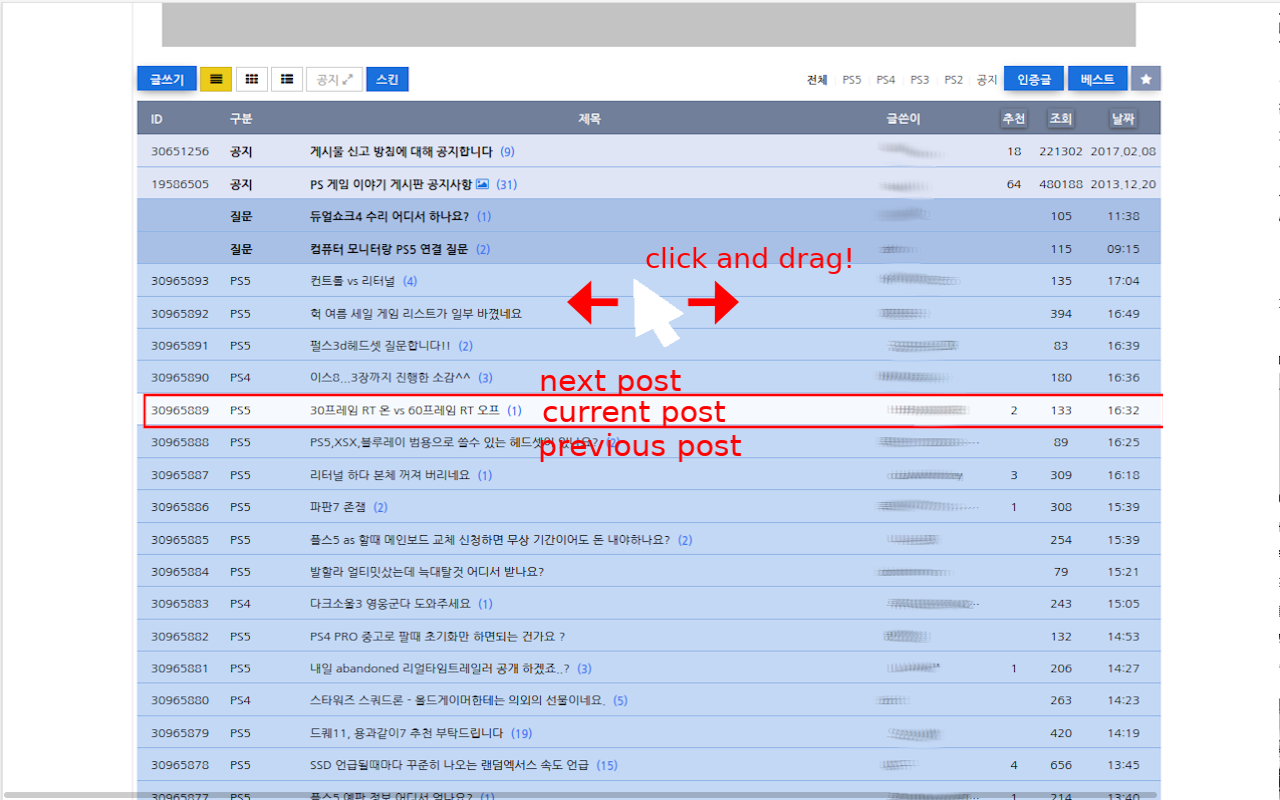
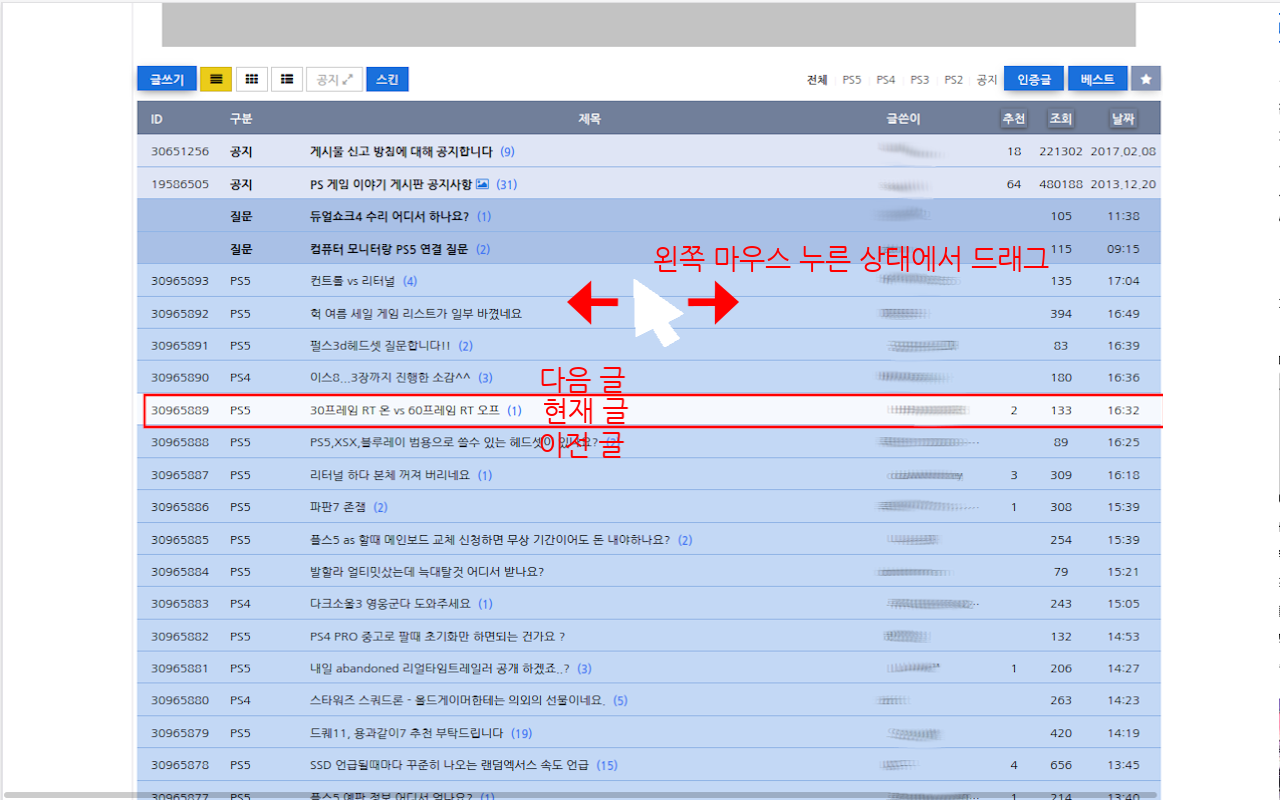
Layered file, before and after one edit (1280×800). Changes by layer:
renamed "click and drag!" to "hold left button and drag!", hid it, painted on it over [646, 247, 1005, 274]
renamed "클릭 후 드래그" to "왼쪽 마우스 누른 상태에서 드래그", showed it, painted on it over [646, 246, 1049, 272]
hid "previous post" over [540, 433, 741, 462]
showed "이전 글" over [540, 432, 625, 458]
hid "다음 #1" over [541, 370, 681, 394]
showed "다음" over [541, 367, 626, 393]
hid "현재 #1e" over [543, 401, 725, 426]
showed "현재" over [544, 398, 629, 424]
